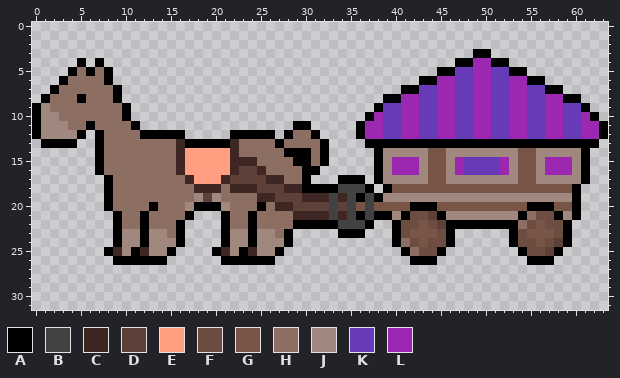
File history of a pixel-art sprite, assets/trailer_walk_left_2.png. That is the earlier state.
The file is 192x96 pixels, drawn in blocks of 3x3; one block is one cell here.
Palette (. is transparent): A #000000  B #424242  C #3e2723  D #5d4037  E #ff9e80  F #6d4c41  G #795548  H #8d6e63  J #a1887f  K #673ab7  L #9c27b0
Pixels before, first column x 0:
 3 .................................................AA.............
 4 .....A.A.......................................AALLAA...........
 5 ....AHAHA....................................AAKKLLKKAA.........
 6 ...AHHHHA..................................AALLKKLLKKLLAA.......
 7 ..AHHHHHHA...............................AAKKLLKKLLKKLLKKAA.....
 8 .AHHHAHHHA.............................AALLKKLLKKLLKKLLKKLLAA...
 9 AJHHHHHHHHA...........................AKKLLKKLLKKLLKKLLKKLLKKA..
10 AJJHHHHHHHA..........................ALKKLLKKLLKKLLKKLLKKLLKKLA.
11 AJJJHHAHHHHA.................AA.....ALLKKLLKKLLKKLLKKLLKKLLKKLLA
12 AJJJJA.AHHHHAAAAA.....AAAAA.AHHA....ALLKKLLKKLLKKLLKKLLKKLLKKLLA
13 .AAAA..AHHHHHHHHCAAAAACHHHHAHHHHA....AAAAAAAAAAAAAAAAAAAAAAAAAA.
14 .......AHHHHHHHHCEEEEECHHHHHAAAHA.....AJJJJJGGJJJJJJJJGGJJJJJA..
15 .......AHHHHHHHHCEEEEECCCHHHHAAHA.....AJLLLJGGJLKKKKLJGGJLLLJA..
16 .......AHHHHHHHHCEEEEECDDCHHHHAA......AJLLLJGGJLKKKKLJGGJLLLJA..
17 ........AHHHHHHHHCEEECDDDDCCHHA...AAA.AJJJJJGGJJJJJJJJGGJJJJJA..
18 ........AHHHHHHHHHCCCHCCCDDDCCAAAABBBA.AGGGGGGGGGGGGGGGGGGGGA...
19 ........AHHHHHHHHHJDJHHHHCCDDDCCCBCBABAJJJJJJJJJJJJJJJJJJJJJA...
20 ........AHHHHAHHHJAAAJHHHAHCCDDDDBDBGBGGGGAAAGGGGGGGGGGAAAGGA...
21 .........AHHAHHHHA...AHHAHHHHCCCCBCBABAAJAFFDAJJJJJJJJAHFFAJA...
22 .........AHHAHHHA....AHHAHHHHAAAAABBBA..AFFGFDAAAAAAAAHFGFFA....
23 .........AJJAJJHA....AJJAJJHA.....AAA...AFGGGFA......AFGGGFA....
24 .........AJJAJJJA....AJJAJJJA...........AHFGFFA......AFFGFDA....
25 ........ACJACJJA....ACJACJJA.............AHFFA........AFFDA.....
26 .........AAAAAA......AAAAAA...............AAA..........AAA......
Now the later version:
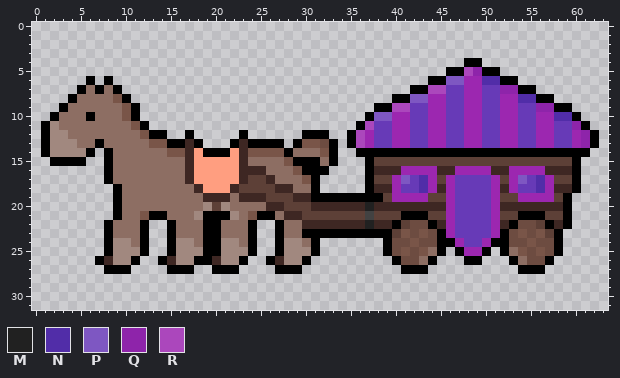
Colours new in this view: M #212121  N #512da8  P #7e57c2  Q #8e24aa  R #ab47bc
From old to new:
Changed rows in their new state; - is an unchanged pixel.
first column x 0:
 3 -------------------------------------------------..-------------
 4 -----.-.---------------------------------------.-A...-----------
 5 ----.....------------------------------------.-ARQAA...---------
 6 ---...A.-----------------------------------.-APPL-NNAA...-------
 7 --...A-A---------------------------------.-ARRK-L-K-QQAA...-----
 8 -...AH---GA----------------------------.-APPL-K-L-K-L-NNAA...---
 9 ...A------GA---------------------------ARRK-L-K-L-K-L-K-QQAA..--
10 ..A---A---GA--------------------------PPL-K-L-K-L-K-L-K-L-NNA..-
11 .A-H--H----GA----------------..------RK-L-K-L-K-L-K-L-K-L-K-QA..
12 .A--HHHH----G--..A----.-...-..A-A--AR-K-L-K-L-K-L-K-L-K-L-K-LQA.
13 --JJJHH------GGAAC-...ACAAA-.AGGFA-ARLKKLLKKLLKKLLKKLLKKLLKKLQ--
14 -AJJJJA.A------GGC-AAAECGGGG-HH-GA--AA-AAAAAAAAAAAAAAAAAAAAAA---
15 --AAAA-.A-------HC----E-H---G--AHA---ADDDDDDDDDDDDDDDDDDDDDDA.--
16 -------.A-------HC----ECC----G--A----ACCC--LLCC-LLLCCLLLLCCCA.--
17 ---------------------EEC---H--GA--...ADDLPKNLDLKKKKLDLPKNLDDA.--
18 --------.A---------EEE-DD--C-HH-.....-CCLKKNLCLKKKKLCLKKNLCC----
19 --------.A--------HCCC-CC-D--C-AAAAA-A-DLLLLDDLKKKKLDDLLLLDA.---
20 --------.A---H---HHJD----HC-D--CCCCCCMCCCCCCCCLKKKKLCCCCCCCA.---
21 ------------GAA--HJAA-J-GAA-C-DDDDDDD-DDD-AA-DLKKKKLDD-AADDA.---
22 --------AH---..AHHHAAH---..A-HCCCCCCCMCC-D-FACLKKKKLC-F-DAC-----
23 --------AHHH-..AHHHAAHHH-..AHHAAAA---AAADGF-FALKKKKLAFGF-DA.----
24 --------AJ-H-..AJJHAAJ-H-..AJJHA-------AFFGF-A-LKKLAAF-GF-A.----
25 ---------J-JA..-JJJA-J-JA..-JJJA-------AFGFGH--ALLA-AHG-GF------
26 -------ACJJ-..-CJJAACJJ-..-CJJA---------AFFH----AA---AHFF-------
27 --------AAA----AAA--AAA----AAA-----------AAA----------AAA-------
